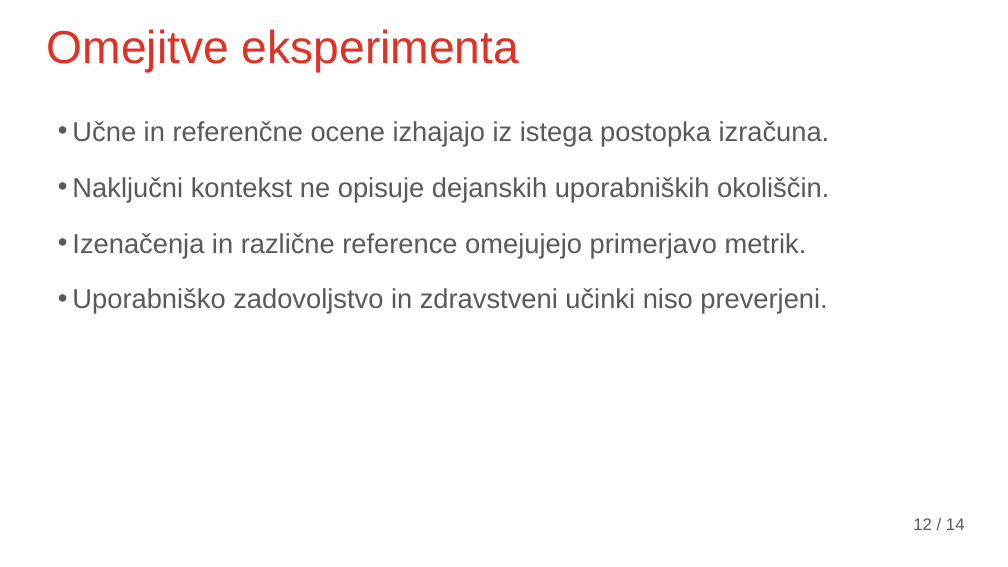
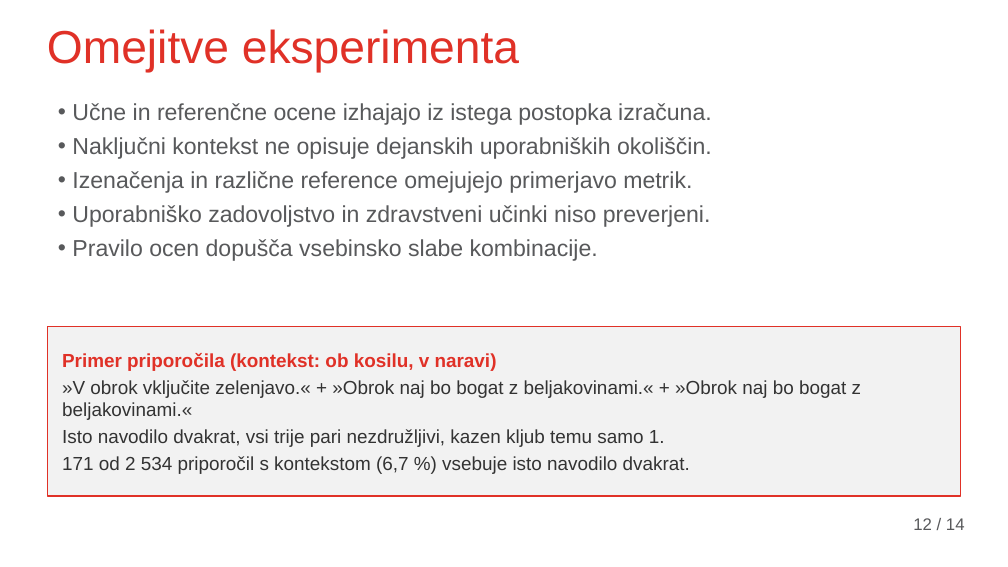
Before and after one commit to leskovecg/masters-thesis-recommender-system, a slide deck: slide 12 of presentation/Zagovor_Gasper_Leskovec.pptx. Drawn at 1008x567 pixels with LibreOffice and Linux fonts; fonts in the diff are those of the drawing; background and template pictures are left out. Boxes give left, top, right and bottom in pixels: in the first picture for what was removed or moved away, otherwise in the second. Text is boxed around its words. In the diff, an @@ line names an element or a change of style, - is before the commit and + after.

```diff
--- a/presentation/Zagovor_Gasper_Leskovec.pptx
+++ b/presentation/Zagovor_Gasper_Leskovec.pptx
@@ text "Učne in referenčne ocene izhajajo ...": place and size @@
-text "Učne in referenčne ocene izhajajo ..." at (72, 121, 830, 313)
+text "Učne in referenčne ocene izhajajo ..." at (72, 103, 712, 261)
@@ text at (72, 103, 712, 227): size 26 to 22 pt in "Učne in referenčne ocene izhajajo iz istega ...", "Naključni kontekst ne opisuje dejanskih uporabniških okolišč ...", "Izenačenja in različne reference omejujejo primerjavo metrik ...", "Uporabniško zadovoljstvo in zdravstveni učinki niso preverje ..."; less space between paragraphs @@
@@ text at (72, 239, 598, 261): paragraph added @@
+• Pravilo ocen dopušča vsebinsko slabe kombinacije.
@@ rectangle added at (47, 327, 960, 496), fill #F2F2F2, outline #E03127 1 pt, 18 pt, text #333333 @@
+Primer priporočila (kontekst: ob kosilu, v naravi)
+»V obrok vključite zelenjavo.« + »Obrok naj bo bogat z beljakovinami.« + »Obrok naj bo bogat z beljakovinami.«
+Isto navodilo dvakrat, vsi trije pari nezdružljivi, kazen kljub temu samo 1.
+171 od 2 534 priporočil s kontekstom (6,7 %) vsebuje isto navodilo dvakrat.
```
Also in this commit, not shown: 7 other slides changed.
